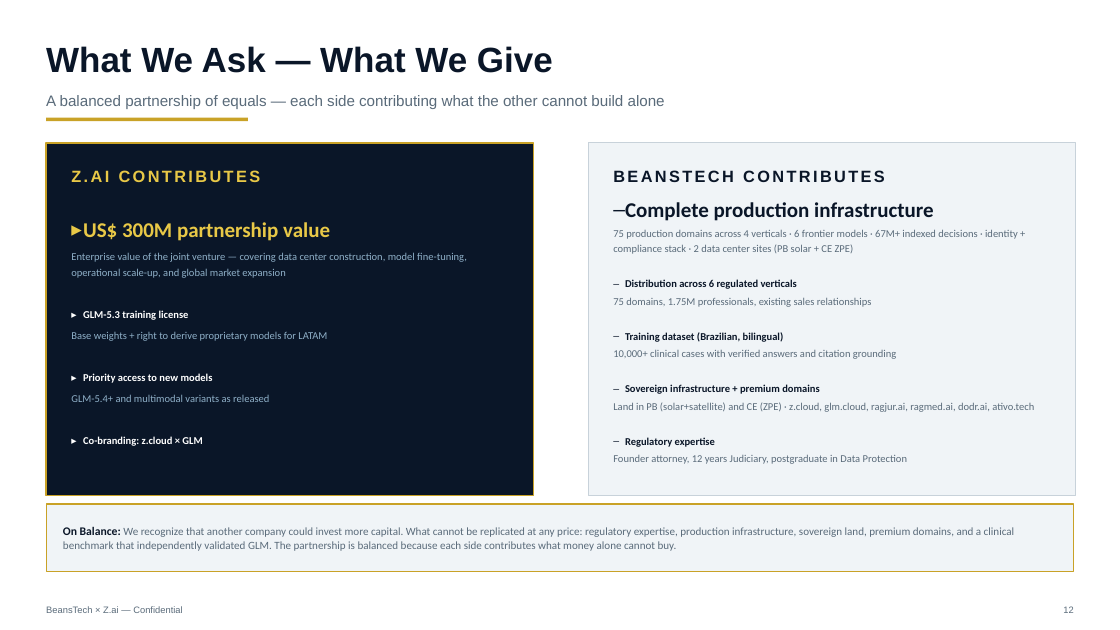
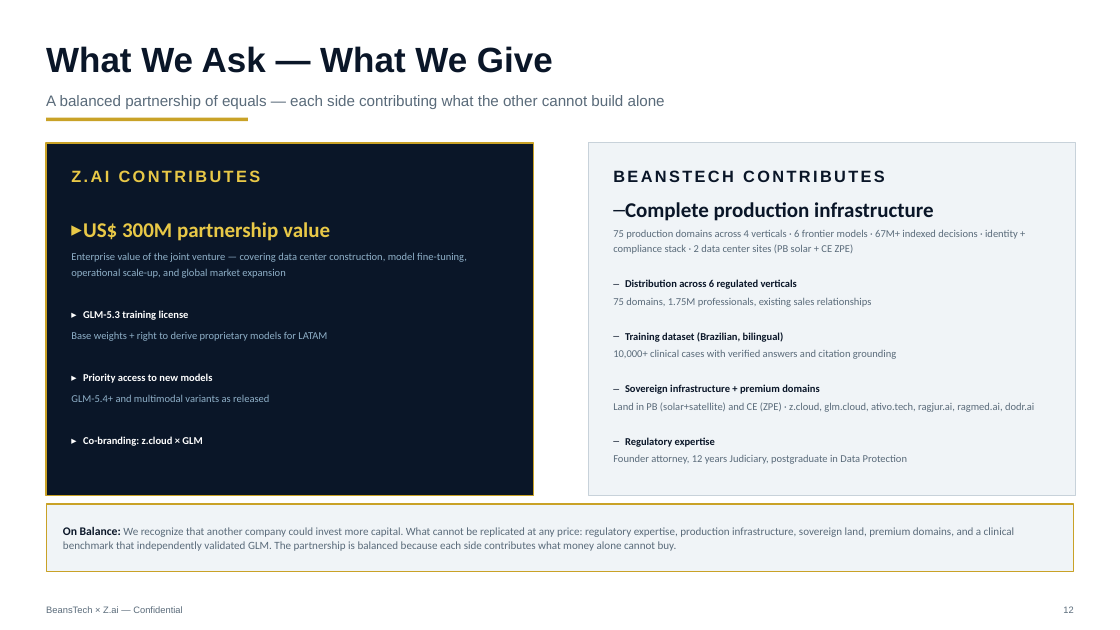
Before and after one commit to beanstechhub/healthtech-infra, a slide deck: slide 12 of apresentacoes/ZCloud-Zai-Parceria-EN.pptx. Drawn at 1120x630 pixels with LibreOffice and Linux fonts; fonts in the diff are those of the drawing. Boxes give left, top, right and bottom in pixels: in the first picture for what was removed or moved away, otherwise in the second. Text is boxed around its words. In the diff, an @@ line names an element or a change of style, - is before the commit and + after.

```diff
--- a/apresentacoes/ZCloud-Zai-Parceria-EN.pptx
+++ b/apresentacoes/ZCloud-Zai-Parceria-EN.pptx
@@ text at bbox=[613, 402, 1034, 412]: text changed @@
-Land in PB (solar+satellite) and CE (ZPE) · z.cloud, glm.cloud, ragjur.ai, ragmed.ai, dodr.ai, ativo.tech
+Land in PB (solar+satellite) and CE (ZPE) · z.cloud, glm.cloud, ativo.tech, ragjur.ai, ragmed.ai, dodr.ai
```
Also in this commit, not shown: 1 other slide changed, 1 other file.
